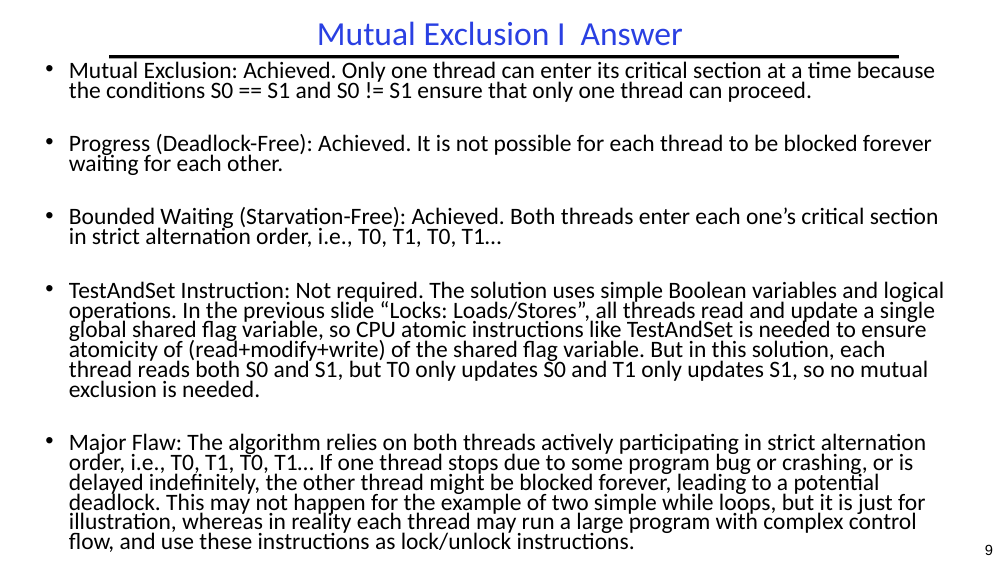
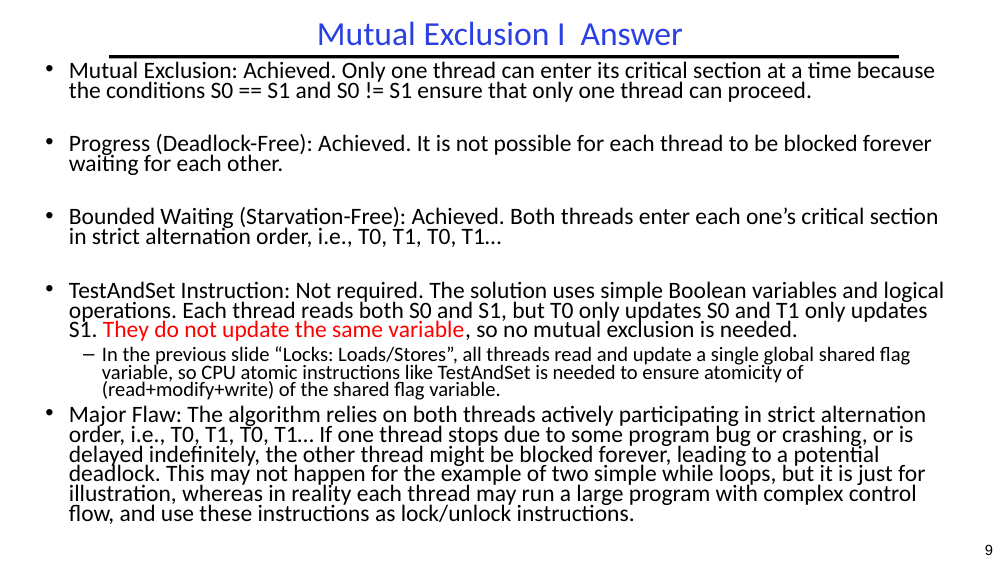
Before and after one commit to guhofstra/CSC112Fa26, a slide deck: slide 9 of PPTs/L3-Exercises ANS.pptx. Drawn at 1008x567 pixels with LibreOffice and Linux fonts; fonts in the diff are those of the drawing. Boxes give left, top, right and bottom in pixels: in the first picture for what was removed or moved away, otherwise in the second. Text is boxed around its words. In the diff, an @@ line names an element or a change of style, - is before the commit and + after.

```diff
--- a/PPTs/L3-Exercises ANS.pptx
+++ b/PPTs/L3-Exercises ANS.pptx
@@ text at (69,281,945,400): text changed @@
-• TestAndSet Instruction: Not required. The solution uses simple Boolean variables and logical operations. In the previous slide “Locks: Loads/Stores”, all threads read and update a single global shared flag variable, so CPU atomic instructions like TestAndSet is needed to ensure atomicity of (read+modify+write) of the shared flag variable. But in this solution, each thread reads both S0 and S1, but T0 only updates S0 and T1 only updates S1, so no mutual exclusion is needed.
+• TestAndSet Instruction: Not required. The solution uses simple Boolean variables and logical operations. Each thread reads both S0 and S1, but T0 only updates S0 and T1 only updates S1. They do not update the same variable, so no mutual exclusion is needed.
+  – In the previous slide “Locks: Loads/Stores”, all threads read and update a single global shared flag variable, so CPU atomic instructions like TestAndSet is needed to ensure atomicity of (read+modify+write) of the shared flag variable.
```
Also in this commit, not shown: 6 other slides changed, 1 slide added, 2 other files.
